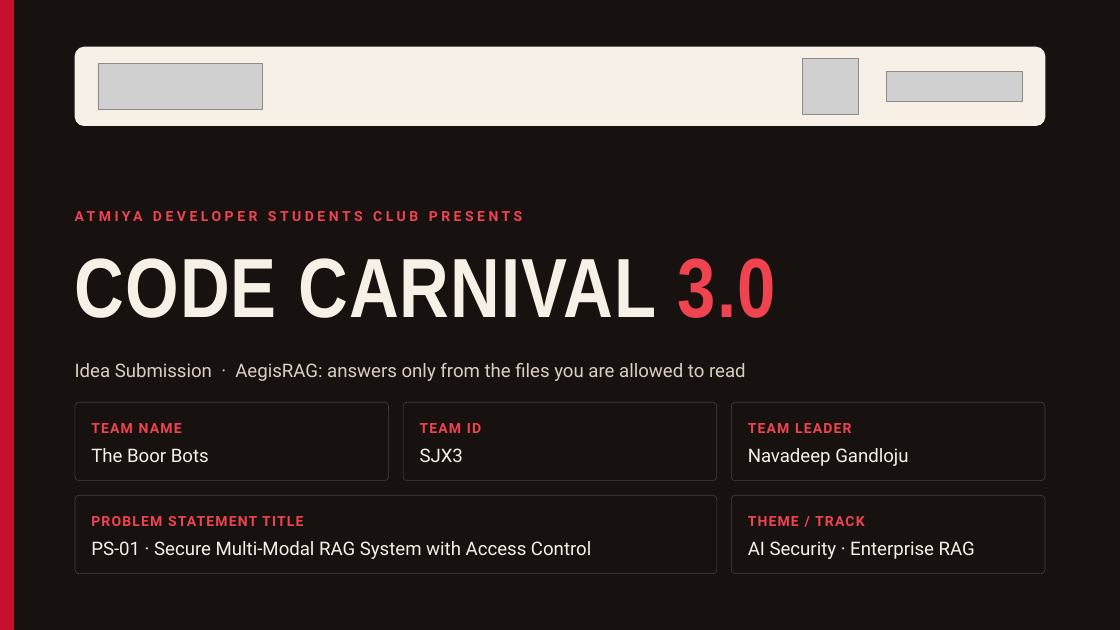
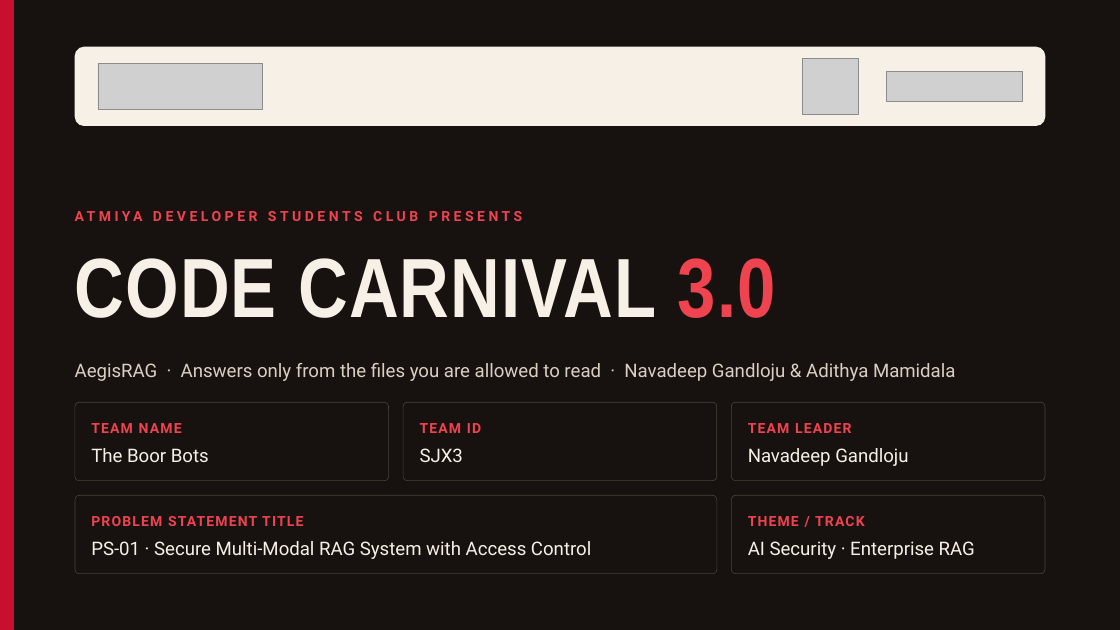
Before and after one commit to Navadeep44/aegisrag-2, a slide deck: slide 1 of docs/SJX3_TheBoorBots_CC3.pptx. Drawn at 1120x630 pixels with LibreOffice and Linux fonts; fonts in the diff are those of the drawing; grey boxes stand for pictures. Boxes give left, top, right and bottom in pixels: in the first picture for what was removed or moved away, otherwise in the second. Text is boxed around its words. In the diff, an @@ line names an element or a change of style, - is before the commit and + after.

```diff
--- a/docs/SJX3_TheBoorBots_CC3.pptx
+++ b/docs/SJX3_TheBoorBots_CC3.pptx
@@ text at bbox=[75, 363, 955, 381]: text changed @@
-Idea Submission · AegisRAG: answers only from the files you are allowed to read
+AegisRAG · Answers only from the files you are allowed to read · Navadeep Gandloju & Adithya Mamidala
```
Also in this commit, not shown: 7 other slides changed, 19 other files.
